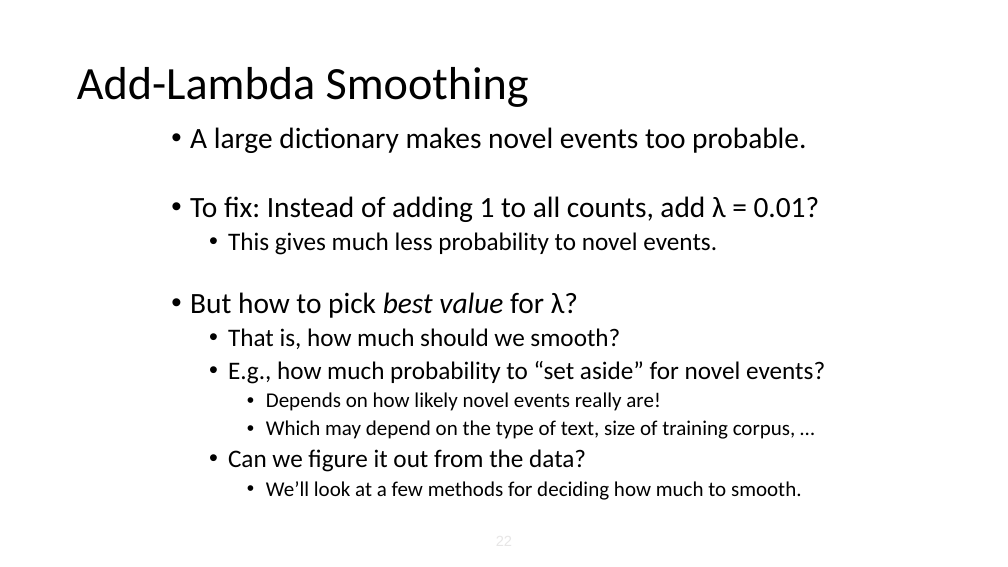
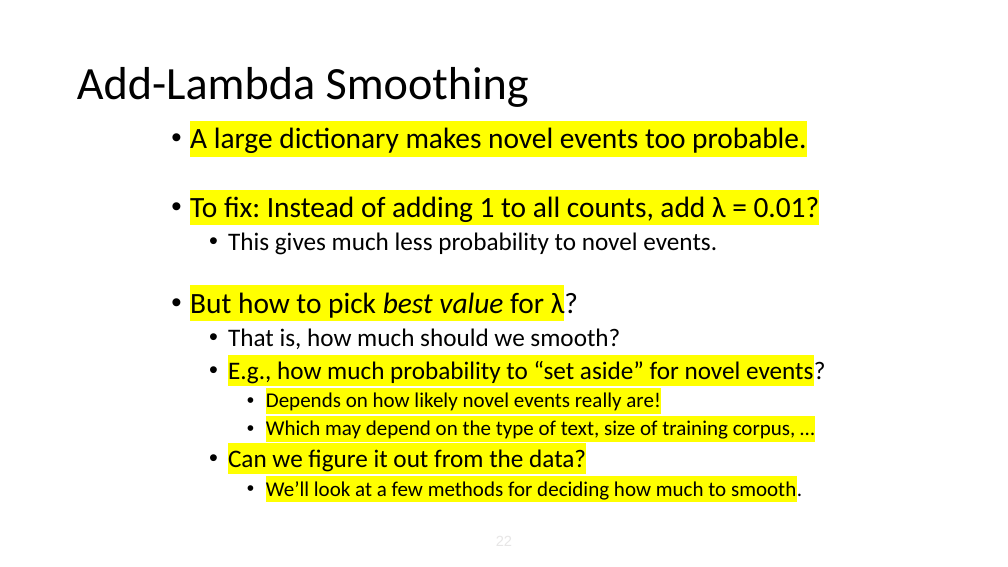
Before and after one commit to balhafni/csci_544_fa_18_slides, a slide deck: slide 22 of smoothing_0926.pptx. Drawn at 1008x567 pixels with LibreOffice and Linux fonts; fonts in the diff are those of the drawing. Boxes give left, top, right and bottom in pixels: in the first picture for what was removed or moved away, otherwise in the second. Text is boxed around its words. In the diff, an @@ line names an element or a change of style, - is before the commit and + after.

```diff
--- a/smoothing_0926.pptx
+++ b/smoothing_0926.pptx
@@ text at bbox=[190, 127, 825, 502]: highlight none to #FFFF00 in "A large dictionary makes novel events too ...", "To fix: Instead of adding 1 to ...", "But how to pick best value for ...", "E.g., how much probability to “set aside” ..." and 4 more places @@
```
Also in this commit, not shown: 4 other slides changed.
